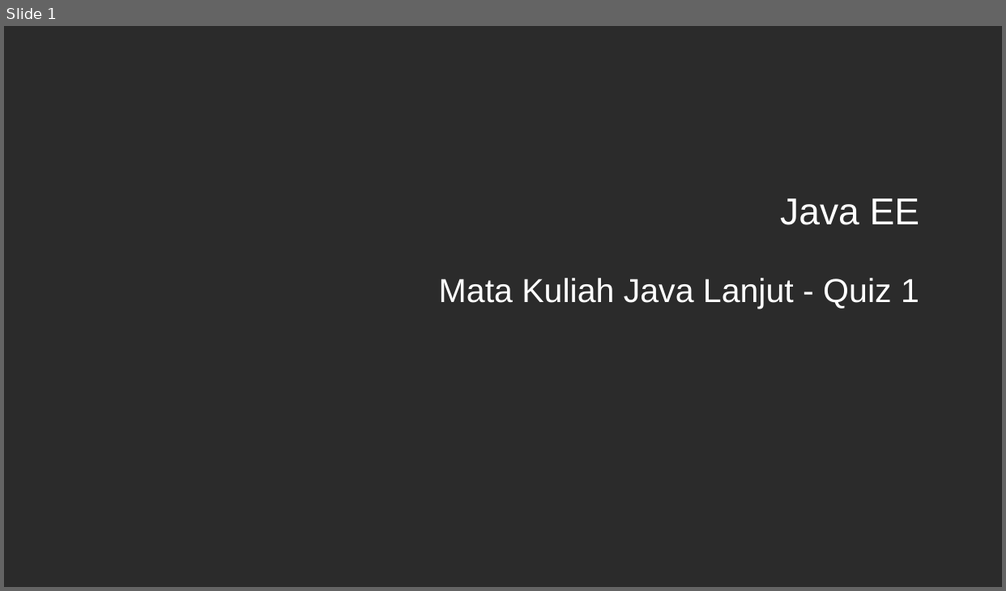
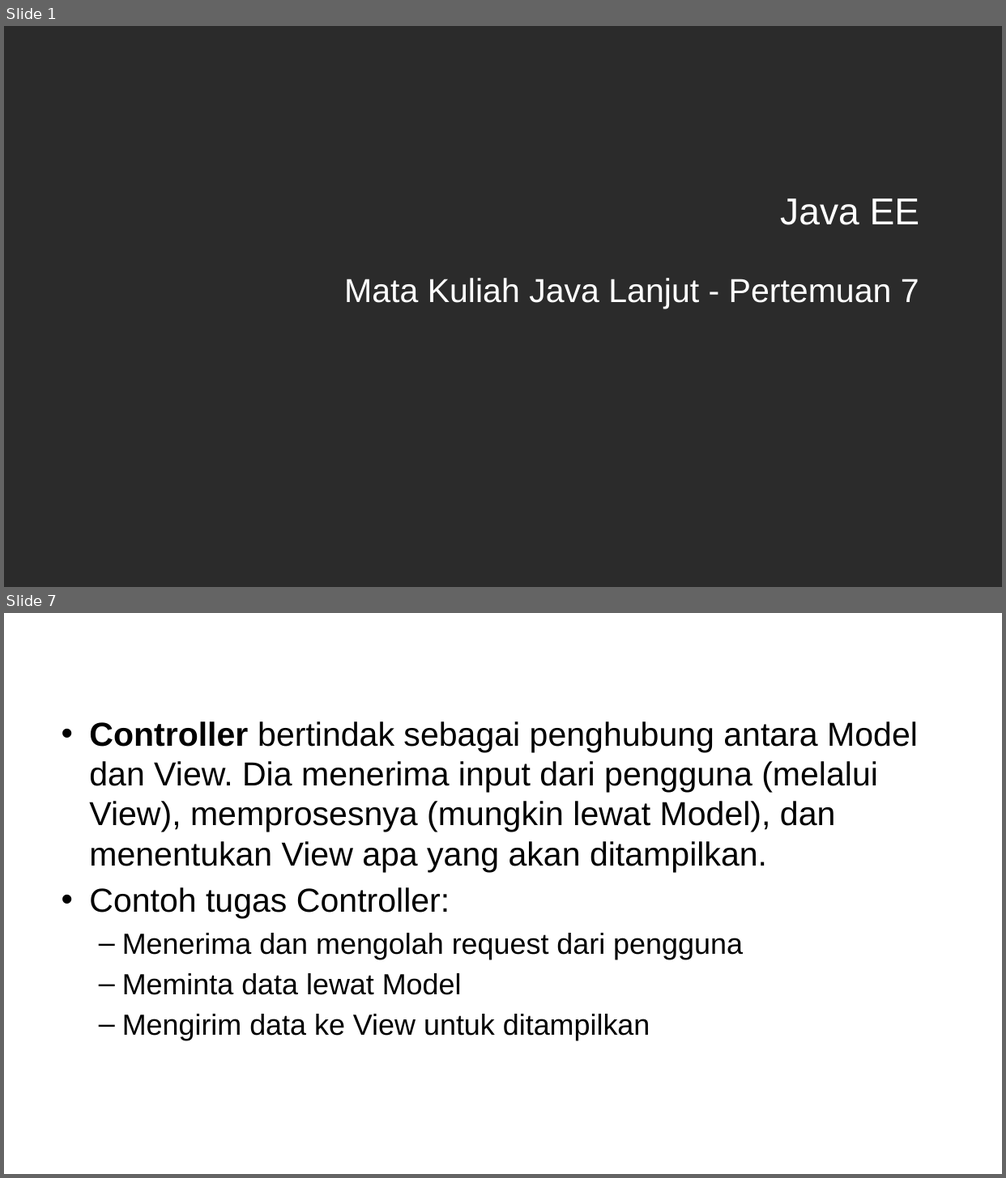
Before and after one commit to ruang-belajar/java-ee, a slide deck: docs/res/Java EE - Pertemuan 7.pptx. Shown one above the other, each under a label of ours: slide 1 before the commit, slides 1 and 7 after it; the slides between them are not shown. The pictures are 1006x591 and 1006x1178 pixels, drawn with LibreOffice and Linux fonts; fonts in the diff are those of the drawing; background and template pictures are left out; a plain dark background stands for a picture behind light text. Boxes give left, top, right and bottom in pixels: in the first picture for what was removed or moved away, otherwise in the second. Text is boxed around its words. In the diff, an @@ line names an element or a change of style, - is before the commit and + after.

```diff
--- a/docs/res/Java EE - Pertemuan 7.pptx
+++ b/docs/res/Java EE - Pertemuan 7.pptx
@@ slide 7 added at bbox=[4, 613, 1002, 1174], background picture (left out) @@
@@ text added at bbox=[89, 722, 918, 1041], 32 pt, text #000000 @@
+• Controller bertindak sebagai penghubung antara Model dan View. Dia menerima input dari pengguna (melalui View), memprosesnya (mungkin lewat Model), dan menentukan View apa yang akan ditampilkan.
+• Contoh tugas Controller:
+  – Menerima dan mengolah request dari pengguna
+  – Meminta data lewat Model
+  – Mengirim data ke View untuk ditampilkan
@@ slide 1 changed as well @@
@@ subtitle at bbox=[344, 278, 919, 309]: text changed @@
-Mata Kuliah Java Lanjut - Quiz 1
+Mata Kuliah Java Lanjut - Pertemuan 7
```
Also in this commit, not shown: 13 other slides added, 3 slides removed, 5 other files.
